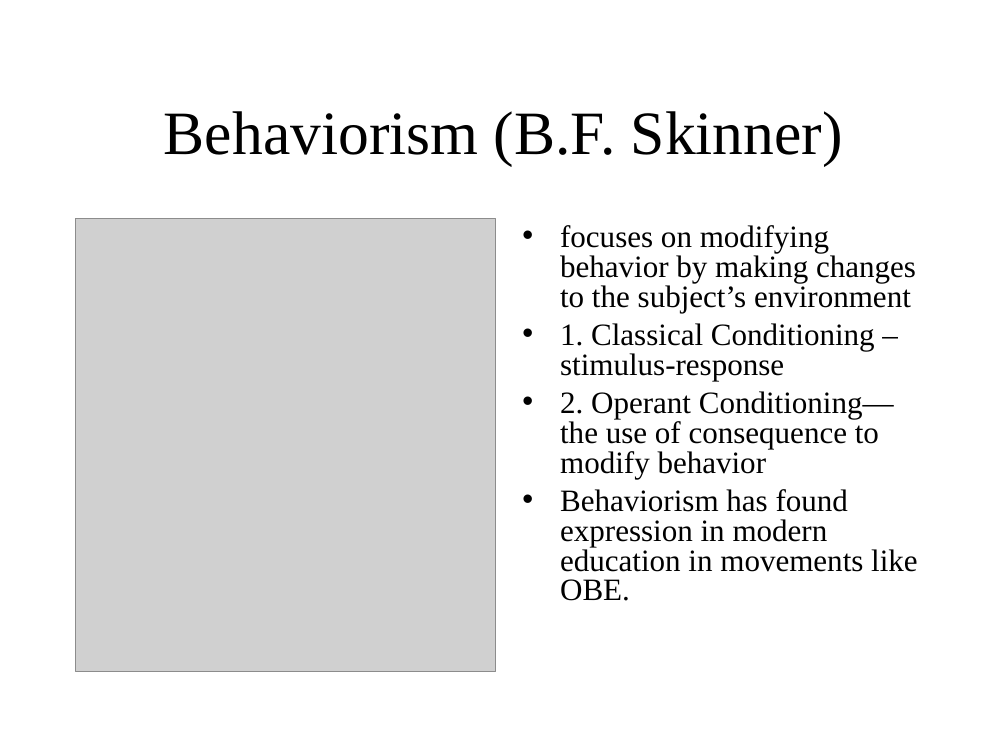
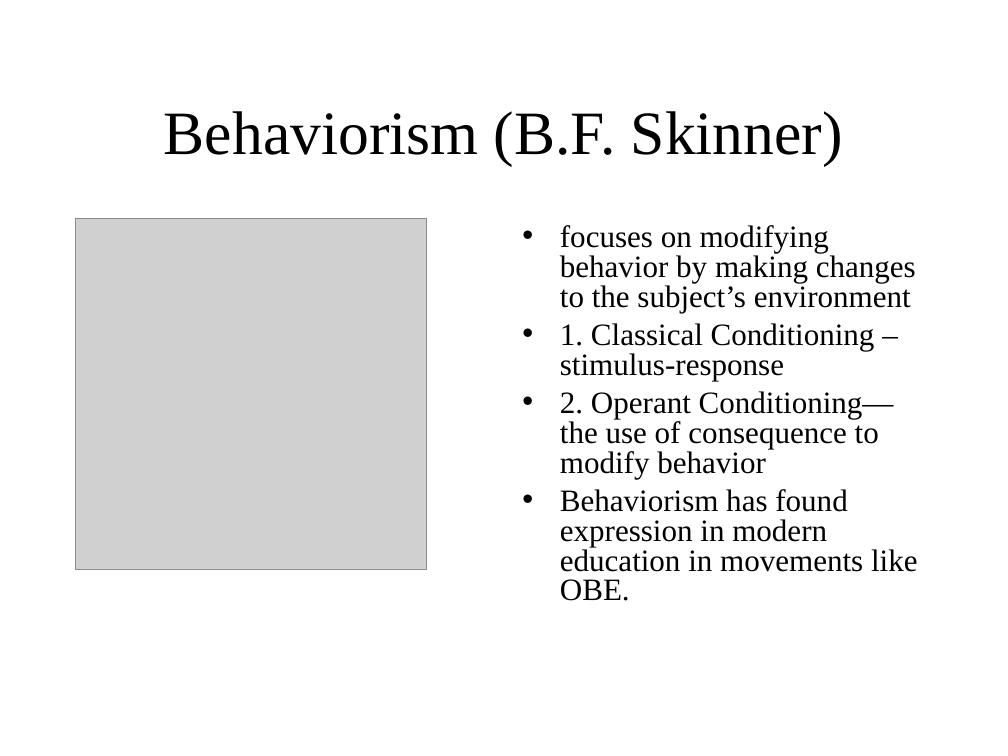
Before and after one commit to decause/hflossk, a slide deck: slide 17 of static/content/OLPCKidsA.ppt. Drawn at 1008x756 pixels with LibreOffice and Linux fonts; fonts in the diff are those of the drawing; grey boxes stand for pictures. Boxes give left, top, right and bottom in pixels: in the first picture for what was removed or moved away, otherwise in the second. Text is boxed around its words. In the diff, an @@ line names an element or a change of style, - is before the commit and + after.

Commit message:
Edits, styling, and URL checking on original slides

```diff
--- a/static/content/OLPCKidsA.ppt
+++ b/static/content/OLPCKidsA.ppt
@@ picture: place and size @@
-picture at (76,219,496,672)
+picture at (76,219,426,570)
@@ text "focuses on modifying behavior by ..." at (560,225,918,601): indent changed @@
```
Also in this commit, not shown: 21 other slides changed.
